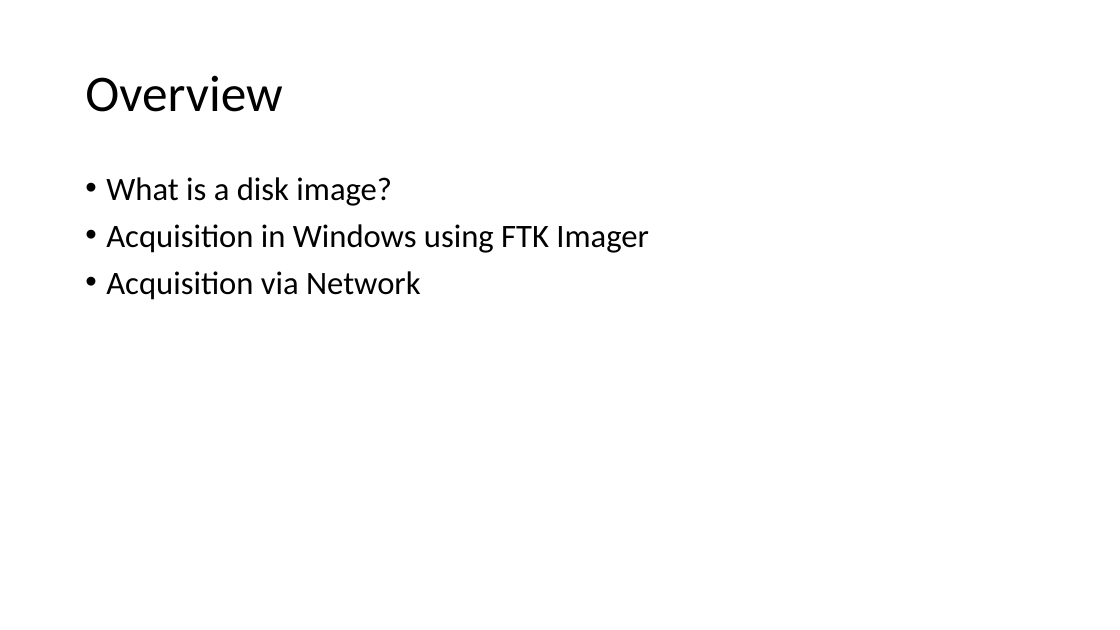
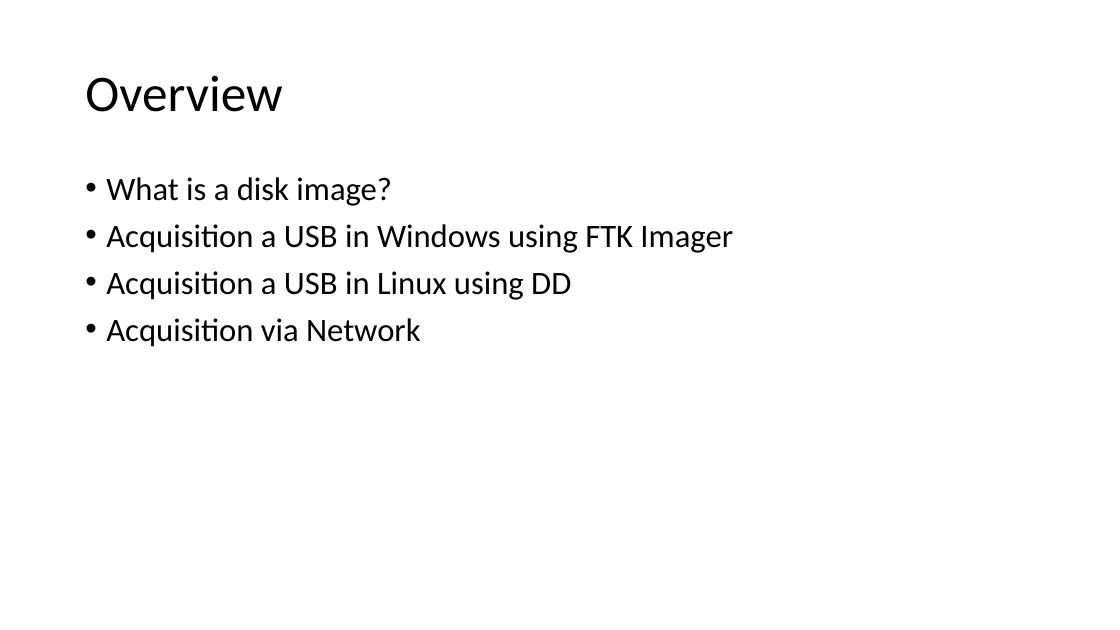
Before and after one commit to frankwxu/digital-forensics-lab, a slide deck: slide 2 of Basic_Computer_Skills_for_Forensics/7_USB_Image_Acquisition.pptx. Drawn at 1120x630 pixels with LibreOffice and Linux fonts; fonts in the diff are those of the drawing; background and template pictures are left out. Boxes give left, top, right and bottom in pixels: in the first picture for what was removed or moved away, otherwise in the second. Text is boxed around its words. In the diff, an @@ line names an element or a change of style, - is before the commit and + after.

```diff
--- a/Basic_Computer_Skills_for_Forensics/7_USB_Image_Acquisition.pptx
+++ b/Basic_Computer_Skills_for_Forensics/7_USB_Image_Acquisition.pptx
@@ text at <box>106,224,733,300</box>: text changed @@
-• Acquisition in Windows using FTK Imager
+• Acquisition a USB in Windows using FTK Imager
+• Acquisition a USB in Linux using DD
```
Also in this commit, not shown: 1 other slide changed.
